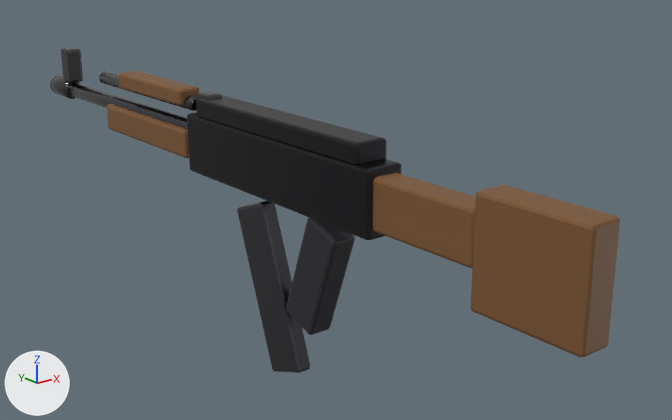
Two versions of the glTF model assets/weapons/ak_viewmodel.glb, one commit apart.
The view is the same before and after, from a 50 mm camera at (-0.574, -0.761, 0.261) aimed at (0.094, 0.074, -0.073). Lighting does not change. The marker at lower left points along +X, +Y and +Z. The older version comes first. Vertices at exactly the same position are counted once.

Names of what the first picture shows: 'ak_viewmodel'.
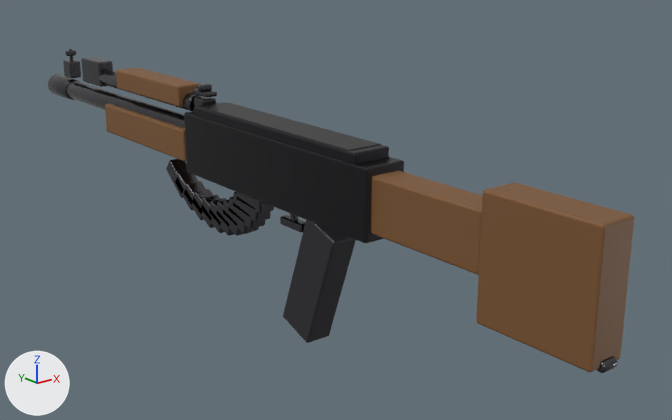
Pixel boxes (x1, y1, x2, y2) of what changed, in the pictures (672 x 420 px):
'ak_viewmodel', reshaped: before (50, 47, 620, 373); after (48, 49, 634, 373)
part 1 of me_cube_001, rebuilt: before (99, 71, 197, 111); after (99, 70, 201, 111)
part 2 of me_cube_001, rebuilt: before (107, 104, 189, 158); after (105, 104, 186, 161)
part 3 of me_cube_001, rebuilt (6% wider, 10% taller): before (471, 184, 620, 357); after (476, 182, 634, 372)
part 4 of me_cube_001, rebuilt: before (286, 217, 355, 335); after (283, 220, 356, 343)
part 5 of me_cube_001, rebuilt (8% wider, 9% taller): before (373, 173, 476, 268); after (371, 171, 482, 275)
part 6 of me_cube_001, rebuilt (17% narrower, 49% shorter): before (61, 47, 83, 83); after (63, 60, 81, 78)
part 7 of me_cube_001, rebuilt (6% wider, 11% taller): before (118, 71, 199, 106); after (116, 68, 202, 107)
part 8 of me_cube_001, rebuilt: before (196, 95, 387, 165); after (194, 102, 389, 164)
part 9 of me_cube_001, built on: before (50, 75, 401, 373); after (48, 49, 404, 243)
part 10 of me_cube_001, added: after (597, 356, 618, 373)

The change, as a diff of the scene's bpy script:
```diff
--- a/assets/weapons/ak_viewmodel.glb.py
+++ b/assets/weapons/ak_viewmodel.glb.py
@@ me_cube_001 @@
 # used by ob_ak_viewmodel; location = (0.0, 0.0, 0.0)
-me_cube_001.from_pydata(...)  # 980 vertices, 1908 faces; spans x -0.022..0.022, y -0.37..0.66, z -0.252..0.073
+me_cube_001.from_pydata(...)  # 4032 vertices, 7916 faces; spans x -0.025..0.036, y -0.385..0.663, z -0.185..0.072
+# me_cube_001 part 1: the loose piece of 120 vertices spanning x -0.009..0.009, y 0.23..0.49, z 0.034..0.052 is rebuilt with 224 vertices and now spans x -0.011..0.011, y 0.23..0.49, z 0.033..0.055
+# me_cube_001 part 2: the loose piece of 56 vertices spanning x -0.019..0.019, y 0.23..0.45, z -0.024..0.012 is rebuilt with 96 vertices and now spans x -0.021..0.021, y 0.23..0.45, z -0.027..0.013
+# me_cube_001 part 3: the loose piece of 56 vertices spanning x -0.018..0.018, y -0.37..-0.25, z -0.065..0.045 is rebuilt with 96 vertices and now spans x -0.02..0.02, y -0.38..-0.26, z -0.072..0.048
+# me_cube_001 part 4: the loose piece of 56 vertices spanning x -0.015..0.015, y -0.059..0.03, z -0.175..-0.038 is rebuilt with 96 vertices and now spans x -0.016..0.016, y -0.059..0.034, z -0.185..-0.037
+# me_cube_001 part 5: the loose piece of 56 vertices spanning x -0.016..0.016, y -0.25..-0.11, z -0.027..0.027 is rebuilt with 96 vertices and now spans x -0.018..0.018, y -0.26..-0.1, z -0.029..0.029
+# me_cube_001 part 6: the loose piece of 56 vertices spanning x -0.011..0.011, y 0.585..0.615, z 0.023..0.073 is rebuilt with 96 vertices and now spans x -0.009..0.009, y 0.588..0.613, z 0.03..0.054
+# me_cube_001 part 7: the loose piece of 56 vertices spanning x -0.015..0.015, y 0.245..0.415, z 0.039..0.061 is rebuilt with 96 vertices and now spans x -0.017..0.017, y 0.245..0.415, z 0.039..0.065
+# me_cube_001 part 8: the loose piece of 56 vertices spanning x -0.02..0.02, y -0.1..0.2, z 0.033..0.057 is rebuilt with 96 vertices and now spans x -0.023..0.023, y -0.1..0.2, z 0.028..0.048
+# me_cube_001 part 9: 4 vertices moved within x -0.011..0.011, y 0.66, z 0.008..0.012; 459 vertices removed from x -0.022..0.022, y -0.12..0.66, z -0.252..0.061; 2999 vertices added at x -0.025..0.036, y -0.12..0.663, z -0.107..0.072
+# me_cube_001 part 10: 128 vertices added at x -0.009..0.009, y -0.385..-0.375, z -0.075..-0.065
 me_cube_001.materials.append(mat_m_gunmetal)
```
